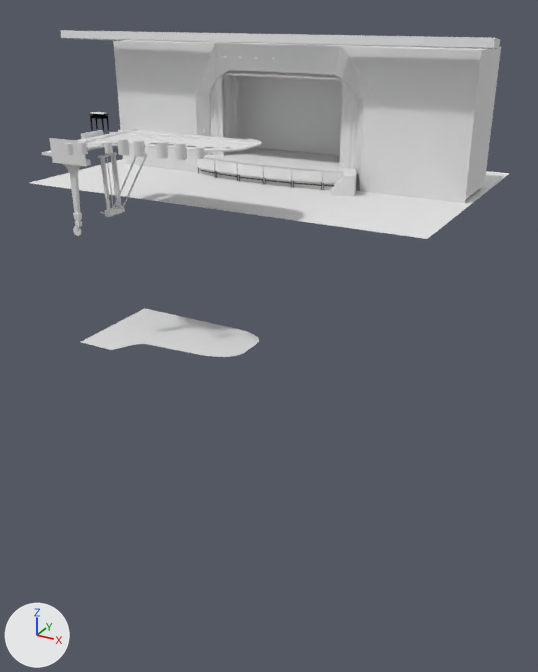
Renders of the Blender file piano2.blend from each side of a commit.
Rendered twice from a 50 mm lens placed at (36.4, -70.1, 16.6), pointed at (0.5, -4.7, -16.1). The axes (+X, +Y, +Z) are drawn at lower left. The lights are the same throughout.

Objects in the first picture: 'Circle', 'backboard', 'curtains', 'floor', 'piano insides', 'stage', 'stage.001', 'top bar', 'walls'.
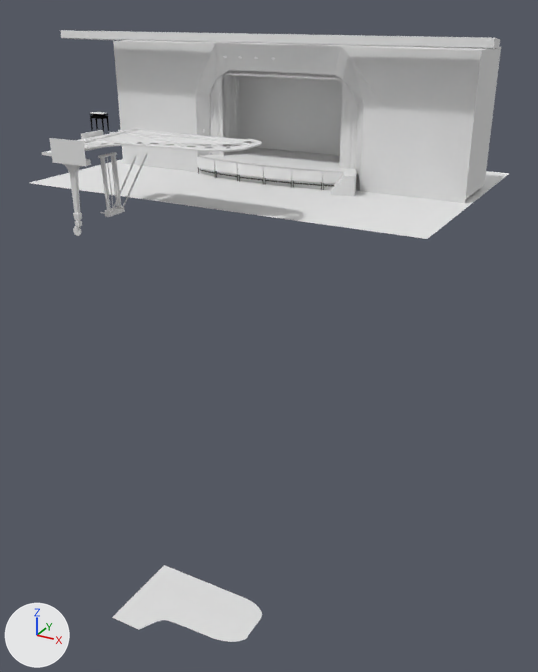
What differs and where, as boxes [x1, y1, x2, y2] in the pictures (538 x 672 px; the box of a moved part takes in the faces that stretch with it):
'piano insides', reshaped (124% taller)
    before: [76, 128, 262, 357]
    after: [76, 128, 262, 642]
'Circle', deleted
    before: [65, 138, 204, 160]
part 1 of me_cube_006, moved or reshaped
    before: [81, 308, 259, 357]
    after: [112, 565, 262, 642]
part 2 of me_cube_006, built on
    before: [90, 128, 257, 150]
    after: [91, 128, 262, 150]

The edits, one by one:
me_cube_006 is used by ob_piano_insides; location (-2.5, -18.8, 5.9); scale (8.51, 5.18, 1.0).
me_cube_006 had 2046 vertices, 1145 faces, 2 loose edges and spanned x -0.8..1.0, y -1.0..1.0, z -17.4..0.6.
me_cube_006 now has 2106 vertices, 1142 faces, 3 loose edges and spans x -0.8..1.0, y -1.0..1.0, z -50.4..0.6.
me_cube_006 part 1: the loose piece of 66 vertices spanning x -0.8..0.9, y -0.9..0.9, z -17.4..-17.3 is moved by (0.0, 0.0, -33.1).
me_cube_006 part 2: 14 vertices moved from x -0.8..0.8, y -0.8..1.0, z 0.4..0.6 to x -0.8..0.8, y -0.8..1.0, z 0.4..0.5; 8 vertices removed from x -0.8..0.9, y -0.6..0.7, z 0.4; 68 vertices added at x -0.3..0.9, y -0.5..0.9, z 0.3..0.5.
Object 'Circle' (ob_circle) is deleted.
